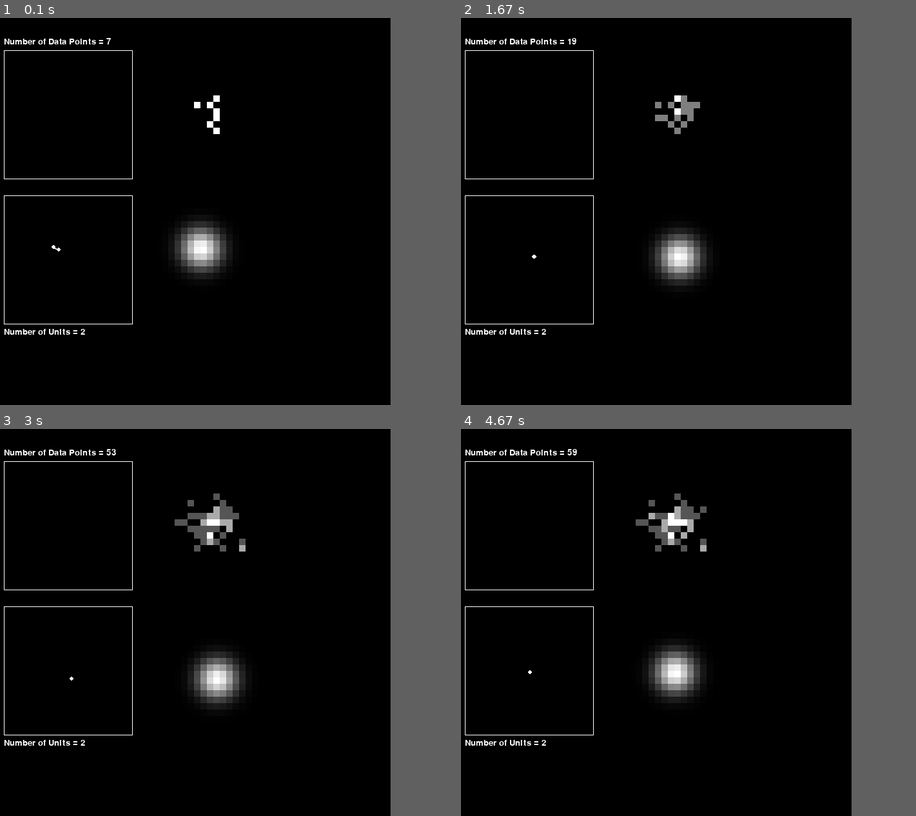
Above: before the commit, frames 1-4 (two rows, left to right).
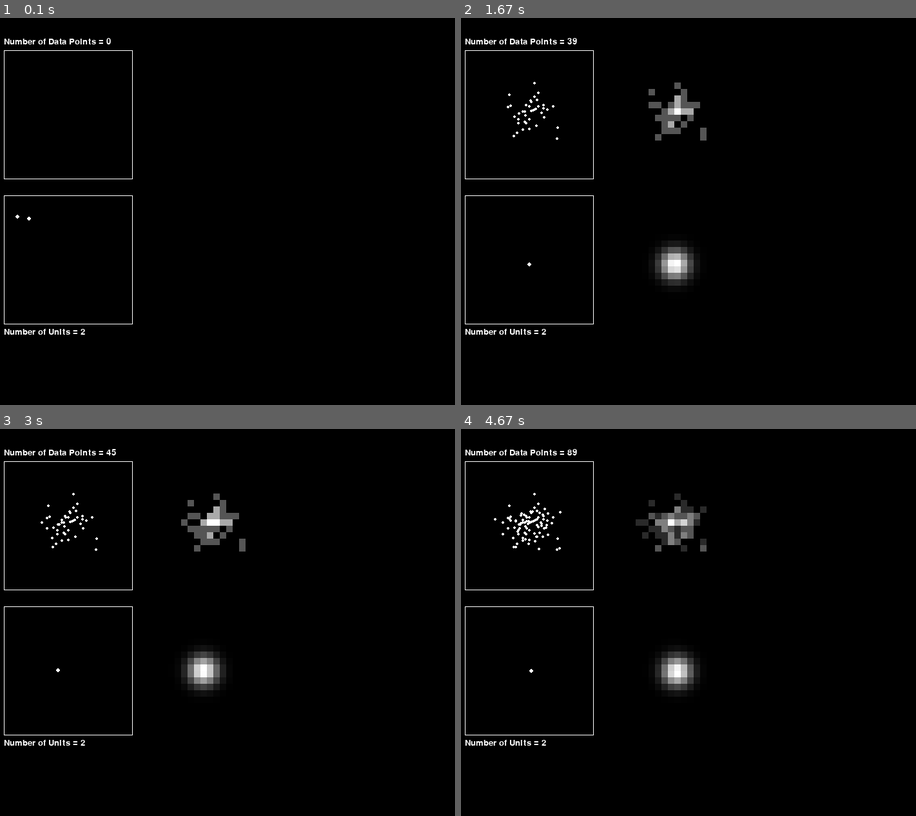
Above: after the commit, the same moments.

Repository: LukeDickerson19/Neural-Gas
Game: pygame game, started from driver.py
The game is run twice, just before and just after one commit, with the same random seed, the same clock (stepped at 60 frames per second) and the same inputs. The source is Python 2; it was converted automatically to run under Python 3.
Inputs (mouse positions are in pixels of both pictures, inside the frame that each line leads up to):
- Up to frame 1 (0.1 s): no input
- Up to frame 2 (1.67 s): tap Space at 0.33 s; tap Enter at 0.67 s; right-click (697, 296) at 1.55 s
- Up to frame 3 (3 s): tap Space at 1.83 s
- Up to frame 4 (4.67 s): tap Space at 3.17 s
In our replay, the window is 750x600 before the commit and 850x600 after it. These sizes can differ from the game's own. Grey fills any space a smaller window leaves; there, only what the larger window draws over its background counts as a difference.

The runs differ from the first frame. In frame 1, 1.6% of the frame differs, in the area x 3-52%, y 5-68%; in frame 2, 2.0%; in frame 3, 1.7%; in frame 4, 2.3%, in the area x 7-54%, y 5-71%.

Commit message:
added gif video for readme

Diff:
--- a/driver.py
+++ b/driver.py
@@ -14,6 +14,12 @@
     TO DO:
 
         SHORT TERM (now):
+
+            make mse histogram
+            display mse histogram far away and next to neural gas histogram
+            look up ways to convert neural gas to histogram
+                the value of each bin needs to be a fraction x / y
+                just like a regular hist, this bin over total
 
             make neural gas histogram
                 how are we going to make the
@@ -73,7 +79,6 @@
                 from the neural gass network to then compare
                 to the actual histogram of the original data
 
-
         LONG TERM (eventually):
 
             maybe make different data distributions than normal distribution
@@ -86,7 +91,6 @@
             and talk about tuning hyper parameters
 
             make this work in python 3.5 too
-
 
     SOURCES:
 
@@ -282,7 +286,12 @@
         self.neural_gas = NeuralGas(self)
 
         self.gas_histogram = [[0 for x in range(self.b)] for y in range(self.b)]
-        self.gas_std_dev = 1.0
+        self.gas_std_dev = 0.75
+
+
+        # mean squared error histogram
+        self.mse_histogram = [[0 for x in range(self.b)] for y in range(self.b)]
+
 
         ###################### continued in update ####################
 
@@ -295,21 +304,27 @@
             'normal')
 
         # add it to list of data
-        # self.raw_data.add_vertex(new_data_point)
+        self.raw_data.add_vertex(new_data_point)
         self.num_data_points += 1
 
         # add it to raw data histogram
+        self.update_raw_histogram(new_data_point)
+
+        # update the neural gas
+        self.neural_gas.update(new_data_point)
+
+        # update neural gas histogram
+        self.update_gas_histogram()
+
+        # update mean squared error histogram
+        # self.update_mse()
+
+    def update_raw_histogram(self, new_data_point):
         bx = math.trunc(self.b * (new_data_point[0] - self.min_x) / (self.max_x - self.min_x))
         if bx == self.b: bx -= 1
         by = math.trunc(self.b * (new_data_point[1] - self.min_y) / (self.max_y - self.min_y))
         if by == self.b: by -= 1
         self.raw_histogram[by][bx] += 1
-
-        # update the neural gas
-        self.neural_gas.update(new_data_point)
-
-        # update neural gas histogram
-        self.update_gas_histogram()
 
     def update_gas_histogram(self):
 
@@ -327,6 +342,30 @@
                     bin_y = j * ((float(self.max_y) - self.min_y) / self.b)
                     self.gas_histogram[j][i] += normpdf(dist(u, (bin_x+half_bin_width,bin_y+half_bin_height)), 0, self.gas_std_dev)
 
+    def scaled_histogram(self, hist):
+
+        scaled_hist = [[0.0 for x in range(self.b)] for y in range(self.b)]
+
+        mx = max(map(max, hist))
+        mn = min(map(min, hist))
+        if mx == 0: return scaled_hist
+
+        for i in range(self.b):
+            for j in range(self.b):
+                scaled_hist[j][i] = (hist[j][i] - mn) / (mx - mn)
+
+        return scaled_hist
+
+    def update_mse(self):
+
+        scaled_gas_hist = self.scaled_histogram(self.gas_histogram)
+        scaled_raw_hist = self.scaled_histogram(self.raw_histogram)
+
+        for i in range(self.b):
+            for j in range(self.b):
+                self.mse_histogram[j][i] = \
+                (scaled_gas_hist[j][i] - scaled_raw_hist[j][i])**2
+
 
 class PyGameKeyboardController(object):
 
@@ -338,7 +377,7 @@
             model (object): contains attributes of the environment
         """
         #self.model = model
-        self.paused = False
+        self.paused = True
 
     def handle_event(self, event):
         """
@@ -387,7 +426,7 @@
 
     pygame.init()
 
-    SCREEN_SIZE = (750, 600)
+    SCREEN_SIZE = (850, 600)
     model = Model(SCREEN_SIZE[0], SCREEN_SIZE[1])
     view = PyGameView(model, SCREEN_SIZE)
     controller = PyGameKeyboardController()
Not shown, added: video1.gif
Not shown, added: video1.mp4
